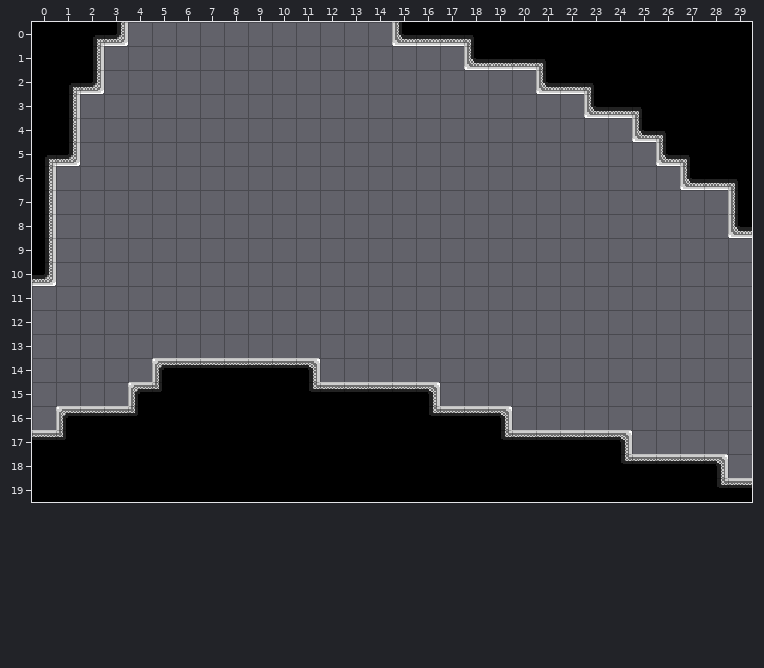
Tiled map: Assets/maps/BookmarkLevels/6 - Random Baelz Seeds/3.tmx. The picture above was drawn from the file before the commit.
Cells are 16x16 px. Shown: x 0..29, y 0..19.
After the commit:
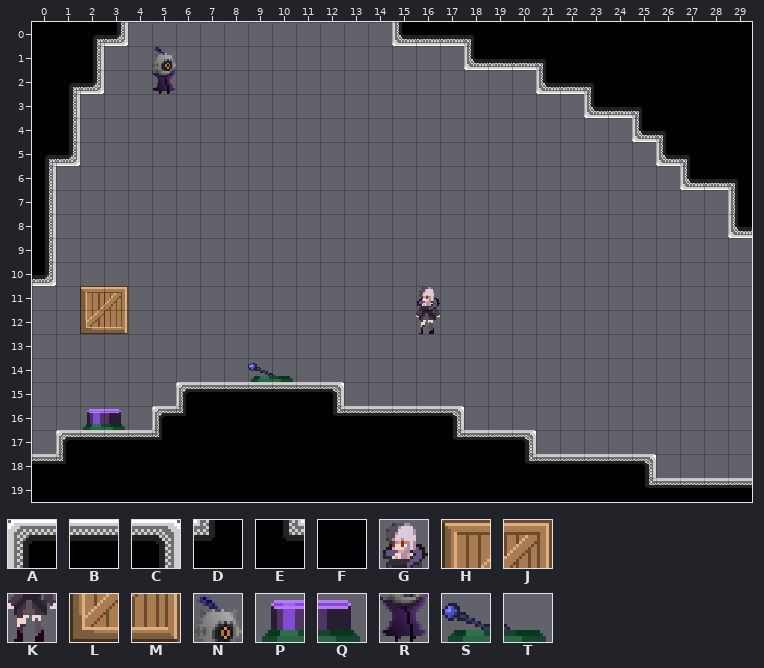
Key: from "Memory world tileset": A 0, B 1, C 2, D 3, E 4, F 6; from "PlaceholderSprites": G 0 flipped left-right, H 9, J 10, K 15 flipped left-right, L 24, M 25, N 76, P 86, Q 87, R 91, S 103, T 104.
_ is an empty cell.
Tiles replaced or removed in this view: A, B, C, D, E, F.
Change:
Changed rows in their new state; . is an unchanged cell.
Layer "ground":
first column x 5:
 1 N
 2 R
first column x 0:
11 ..HJ............G............
12 ..LM............K............
14 .....____ST_.................
15 ....__ABBBBBC____............
16 ._PQ_AD.....EBBBBC__.........
17 _ABBBD...........EBBC____....
18 BD..................EBBBBC___
19 .........................EBBB
Pixel boxes of the changes (left, top, right, bottom) in both pictures:
added: (152, 46, 176, 94)
added: (80, 286, 128, 334)
added: (416, 287, 440, 334)
changed: (32, 358, 728, 488)
